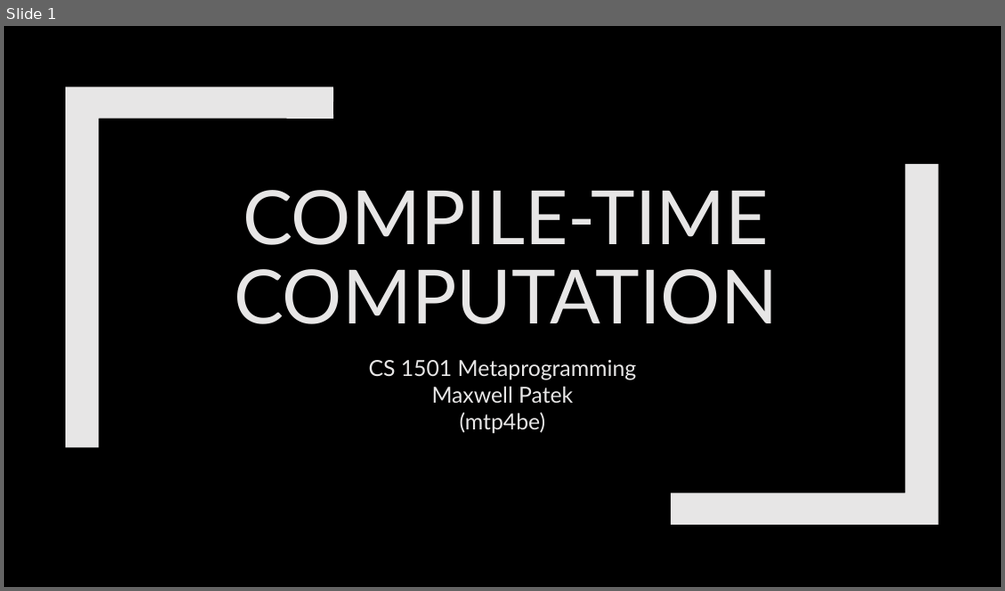
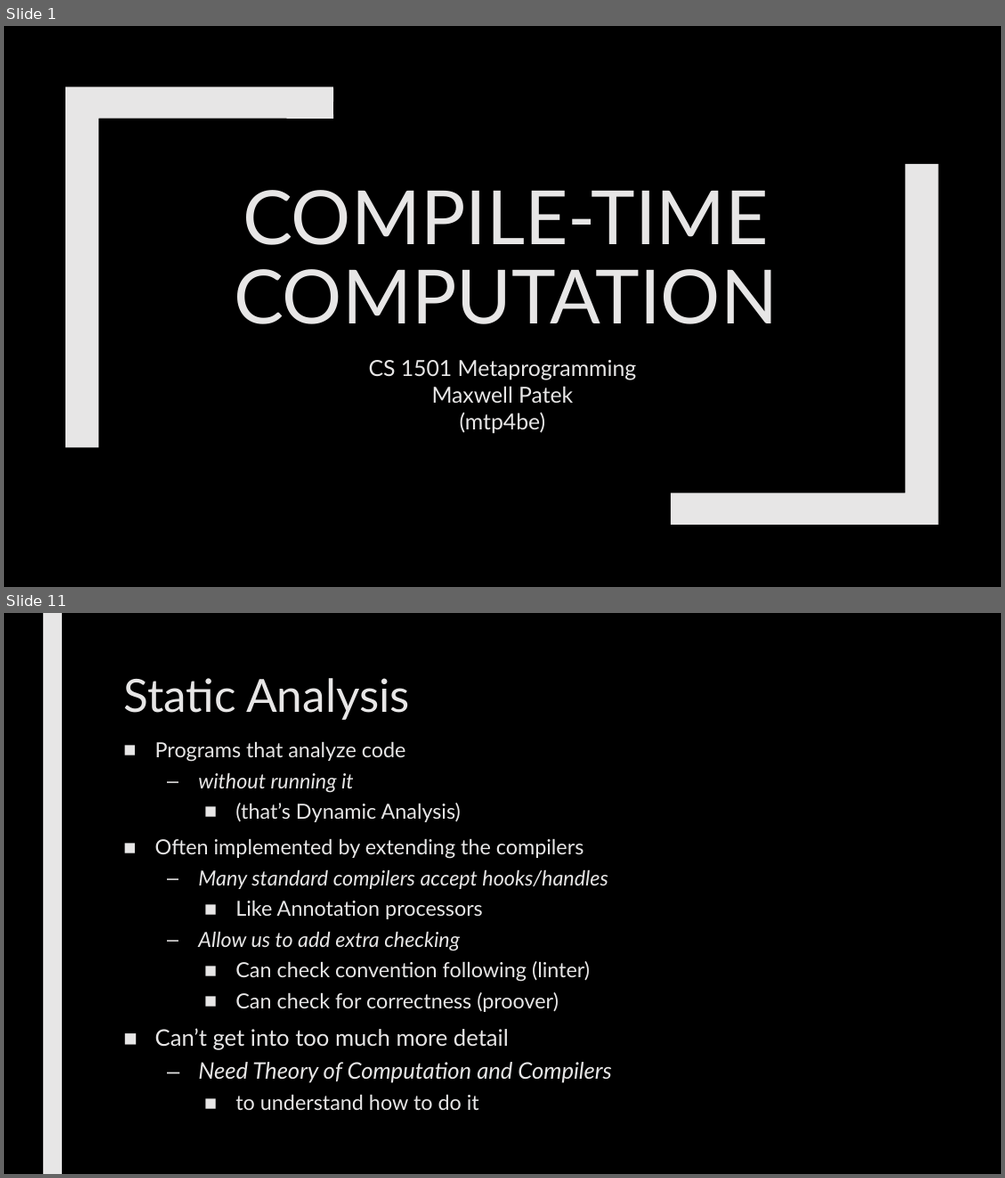
Before and after one commit to max7patek/metaprogramming, a slide deck: slides/08-CompileTimeComputation.pptx. Shown one above the other, each under a label of ours: slide 1 before the commit, slides 1 and 11 after it; the slides between them are not shown. The pictures are 1005x591 and 1005x1178 pixels, drawn with LibreOffice and Linux fonts; fonts in the diff are those of the drawing. Boxes give left, top, right and bottom in pixels: in the first picture for what was removed or moved away, otherwise in the second. Text is boxed around its words. In the diff, an @@ line names an element or a change of style, - is before the commit and + after.

```diff
--- a/slides/08-CompileTimeComputation.pptx
+++ b/slides/08-CompileTimeComputation.pptx
@@ slide 11 added at <box>4,613,1001,1174</box>, background #000000 @@
@@ rectangle added at <box>43,613,62,1174</box>, fill #E7E6E6 @@
@@ title added at <box>123,678,410,720</box>, 44 pt, text #E7E6E6 @@
+Static Analysis
@@ text added at <box>155,741,611,1110</box>, 20 pt, text #E7E6E6 @@
+■ Programs that analyze code
+  – without running it
+    ■ (that’s Dynamic Analysis)
+■ Often implemented by extending the compilers
+  – Many standard compilers accept hooks/handles
+    ■ Like Annotation processors
+  – Allow us to add extra checking
+    ■ Can check convention following (linter)
+    ■ Can check for correctness (proover)
+■ Can’t get into too much more detail
+  – Need Theory of Computation and Compilers
+    ■ to understand how to do it
```
Also in this commit, not shown: 1 slide changed, 19 other slides added.
